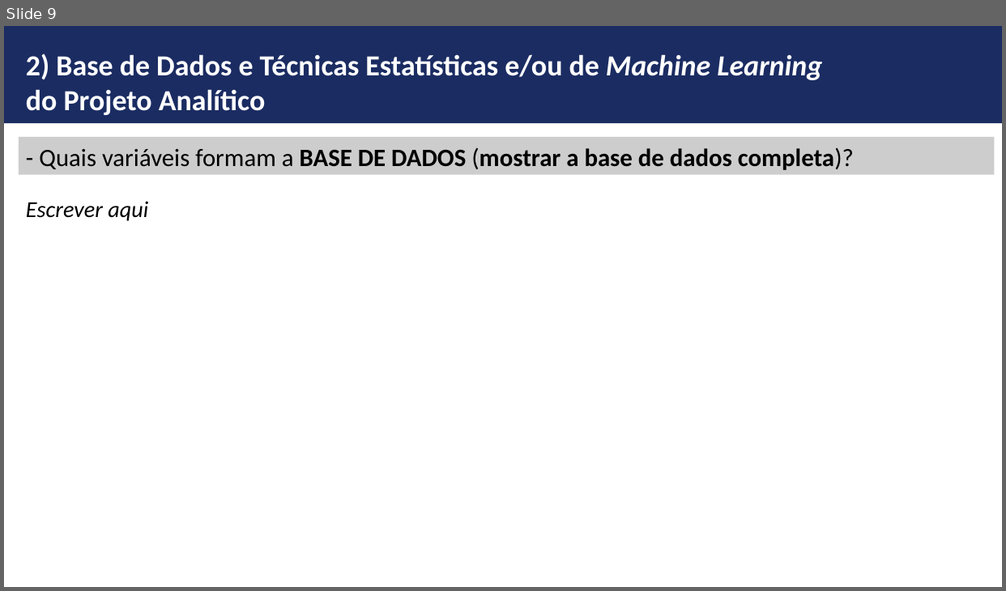
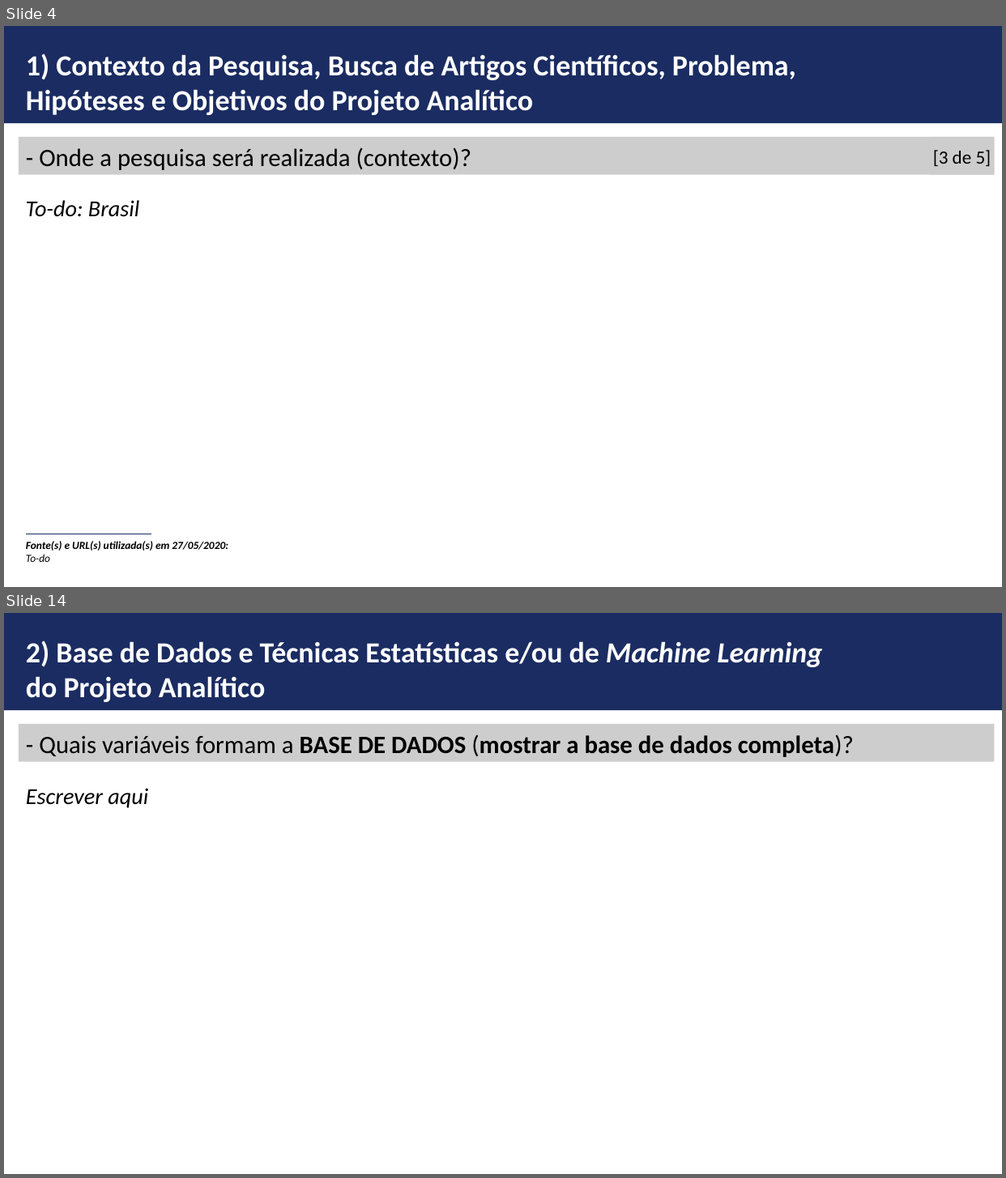
Before and after one commit to ldaniel/Challenges-Requirements-Analytical-Projects, a slide deck: presentation/FGV-MBA - Monografia - Detecção de Máscara Facial.pptx. Shown one above the other, each under a label of ours: slide 9 before the commit, slides 4 and 14 after it; the slides between them are not shown. The pictures are 1006x591 and 1006x1178 pixels, drawn with LibreOffice and Linux fonts; fonts in the diff are those of the drawing; background and template pictures are left out. Boxes give left, top, right and bottom in pixels: in the first picture for what was removed or moved away, otherwise in the second. Text is boxed around its words. In the diff, an @@ line names an element or a change of style, - is before the commit and + after.

```diff
--- a/presentation/FGV-MBA - Monografia - Detecção de Máscara Facial.pptx
+++ b/presentation/FGV-MBA - Monografia - Detecção de Máscara Facial.pptx
@@ slide 4 added at [4, 26, 1002, 587], background #FFFFFF; not listed: 1 template element that a slide beside it also shows @@
@@ text added at [26, 54, 796, 115], 28 pt, text #FFFFFF, bold @@
+1) Contexto da Pesquisa, Busca de Artigos Científicos, Problema, Hipóteses e Objetivos do Projeto Analítico
@@ rectangle added at [19, 137, 995, 175], fill #CDCDCD, 24 pt, text #000000 @@
+- Onde a pesquisa será realizada (contexto)?
@@ rectangle added at [930, 137, 995, 175], fill #CDCDCD, 18 pt, text #000000 @@
+[3 de 5]
@@ text added at [26, 200, 139, 217], 22 pt, text #000000, italic @@
+To-do: Brasil
@@ line added from (26, 534) to (151, 534), #1B2C62 0.5 pt @@
@@ text added at [26, 541, 228, 562], 10.5 pt, text #000000, bold, italic @@
+Fonte(s) e URL(s) utilizada(s) em 27/05/2020:
+To-do
@@ what was slide 9 is now slide 14 @@
```
Also in this commit, not shown: 9 slides changed, 4 other slides added.
